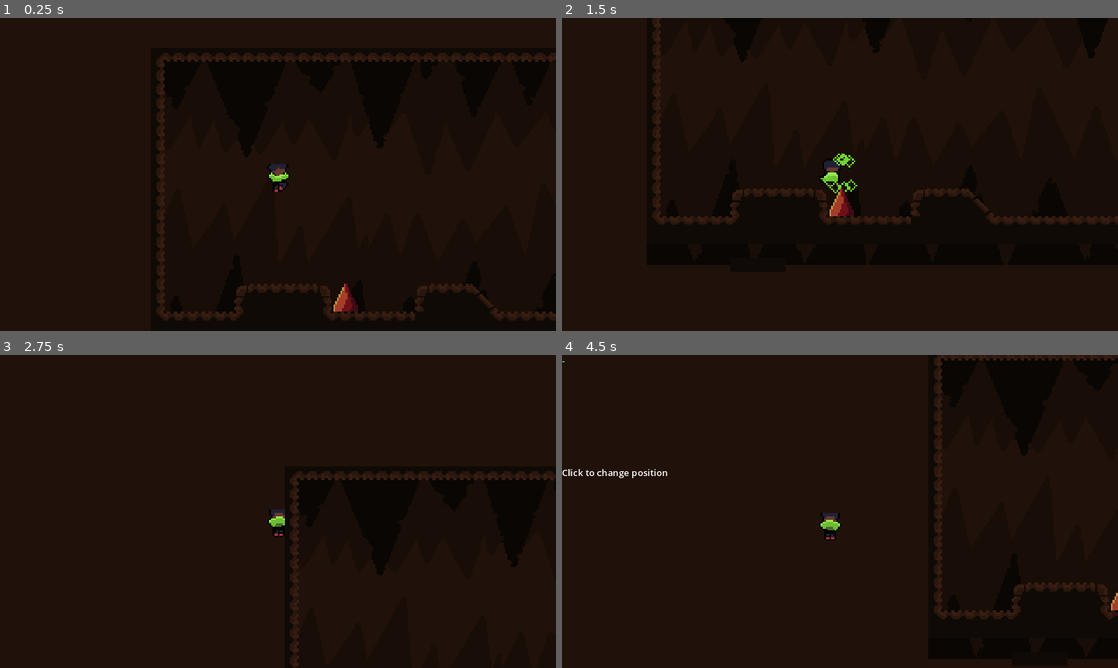
Above: before the commit, frames 1-4 (two rows, left to right).
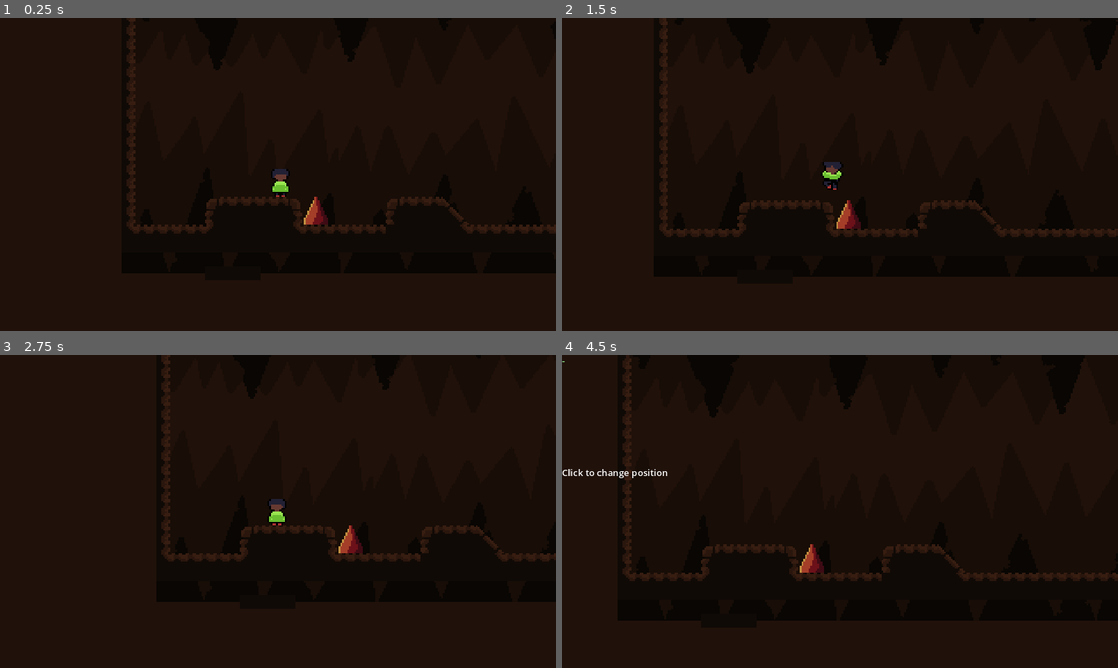
Above: after the commit, the same moments.

Repository: Omegalolchan/Cave_Runner
Game: Godot game, scene res://assets/Scenes/HighResDebugScene.tscn
The game is run twice, just before and just after one commit, with the same random seed, the same clock (stepped at 60 frames per second) and the same inputs.
Inputs (mouse positions are in pixels of both pictures, inside the frame that each line leads up to):
- Up to frame 1 (0.25 s): no input
- Up to frame 2 (1.5 s): tap Enter at 0.5 s; move the mouse to (962, 158) at 0.52 s; hold Right (moveRight) 0.53-1.28 s; hold Down (slide) 0.53-1.28 s; click (962, 158) at 0.67 s; tap C (jump) at 0.77 s; move the mouse to (728, 190) at 1.27 s; hold Left (moveLeft) from 1.28 s (still down); tap Down (slide) at 1.35 s
- Up to frame 3 (2.75 s): tap C (jump) at 1.52 s; move the mouse to (333, 442) at 2.02 s; release Left (moveLeft) at 2.03 s; hold Right (moveRight) from 2.03 s (still down); hold Down (slide) from 2.03 s (still down)
- Up to frame 4 (4.5 s): move the mouse to (812, 574) at 2.77 s; release Down (slide) at 2.78 s; tap Down (slide) at 2.85, 4.35 s; click (812, 574) at 2.92 s; tap C (jump) at 3.02, 3.77 s; move the mouse to (1006, 558) at 3.52 s; release Right (moveRight) at 3.53 s; hold Down (slide) 3.53-4.28 s; hold Left (moveLeft) from 3.53 s (still down); tap ` (debug) at 4.15 s; move the mouse to (673, 464) at 4.27 s

The runs differ from the first frame. In frame 1, 1.6% of the frame differs, in the area x 27-100%, y 11-94%; in frame 2, 4.4%, in the area x 16-100%, y 0-70%; in frame 3, 1.6%; in frame 4, 2.5%.

Commit message:
fixed death push animation

Diff:
--- a/assets/Scenes/Debug Scene.tscn
+++ b/assets/Scenes/Debug Scene.tscn
@@ -16,7 +16,7 @@
 centered = false
 
 [node name="Player" parent="." instance=ExtResource("3_sfsnp")]
-position = Vector2(73, 72)
+position = Vector2(91, 128)
 
 [node name="Camera2D" parent="." instance=ExtResource("4_64b5i")]
 
--- a/assets/Scripts/PlayerAnim.gd
+++ b/assets/Scripts/PlayerAnim.gd
@@ -73,7 +73,7 @@
 		#get_node('../DeathParticle').emitting = true
 
 	if animation == 'DIE':
-		offset += death_push
+		player.position = lerp(player.position, death_push, .1)
 		pass
 	return
 
@@ -92,8 +92,14 @@
 	play(anim_array[anim], 1.0, false)
 	return
 
-func update_death_push(_vector : Vector2, speed : float = 1):
-	death_push = (player.velocity * -1).normalized() * speed
+func update_death_push(_vector : Vector2, distance : float = 1):
+	death_push.x = -sign(player.velocity.x)
+	death_push.y = -sign(player.velocity.y)
+	if death_push.y == 0:
+		death_push.y = -.25
+	death_push = death_push.normalized()
+	death_push *= distance
+	death_push += player.position
 	return
 
 
--- a/assets/Scripts/PlayerArea2D.gd
+++ b/assets/Scripts/PlayerArea2D.gd
@@ -2,9 +2,10 @@
 
 @onready var player : Player = Global.player
 
-func _physics_process(_delta):
-	var bodies : Array[Node2D] = get_overlapping_bodies()
-	if bodies.size() > 0:
-		get_node('../Sprite').update_death_push(Vector2.ZERO, .5)
-		player.die()
+func _ready() -> void:
+	self.body_entered.connect(on_area_enter)
+
+func on_area_enter(_body : Node2D):
+	get_node('../Sprite').update_death_push(Vector2.ZERO, 20)
+	player.die()
 	return
